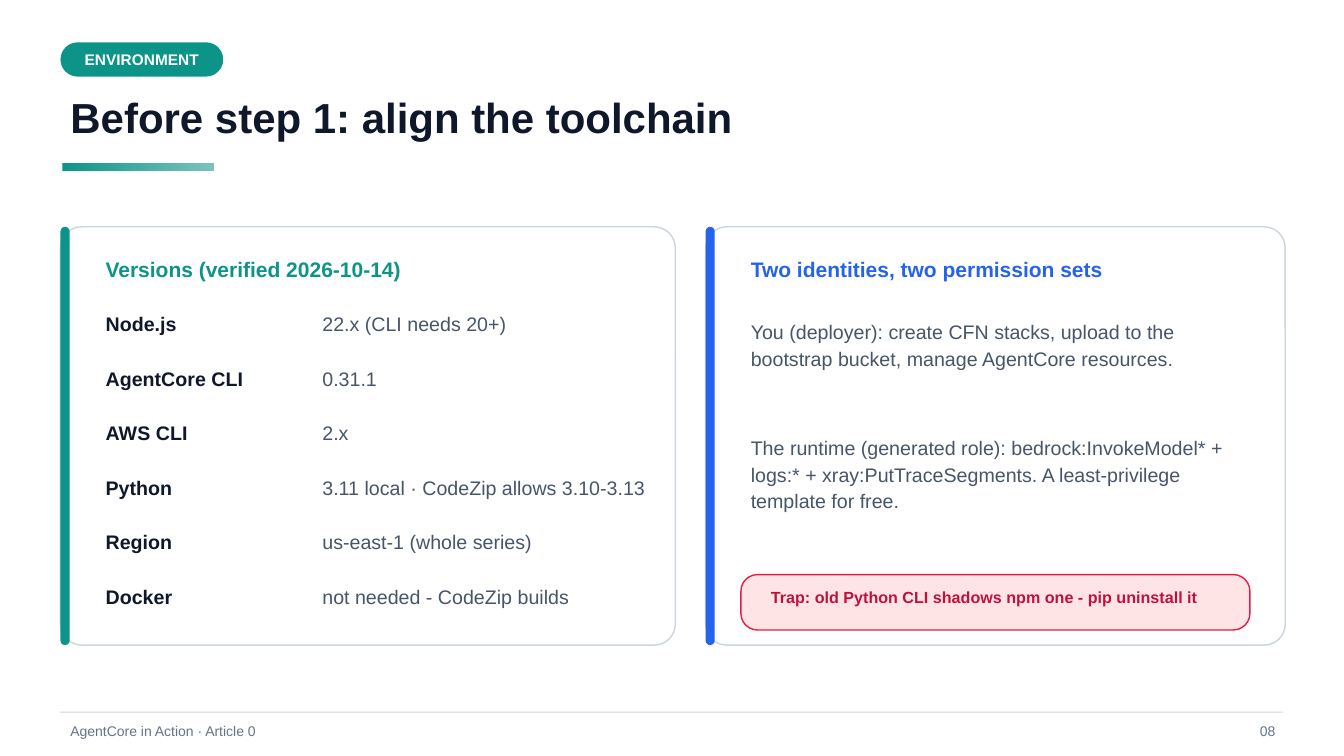
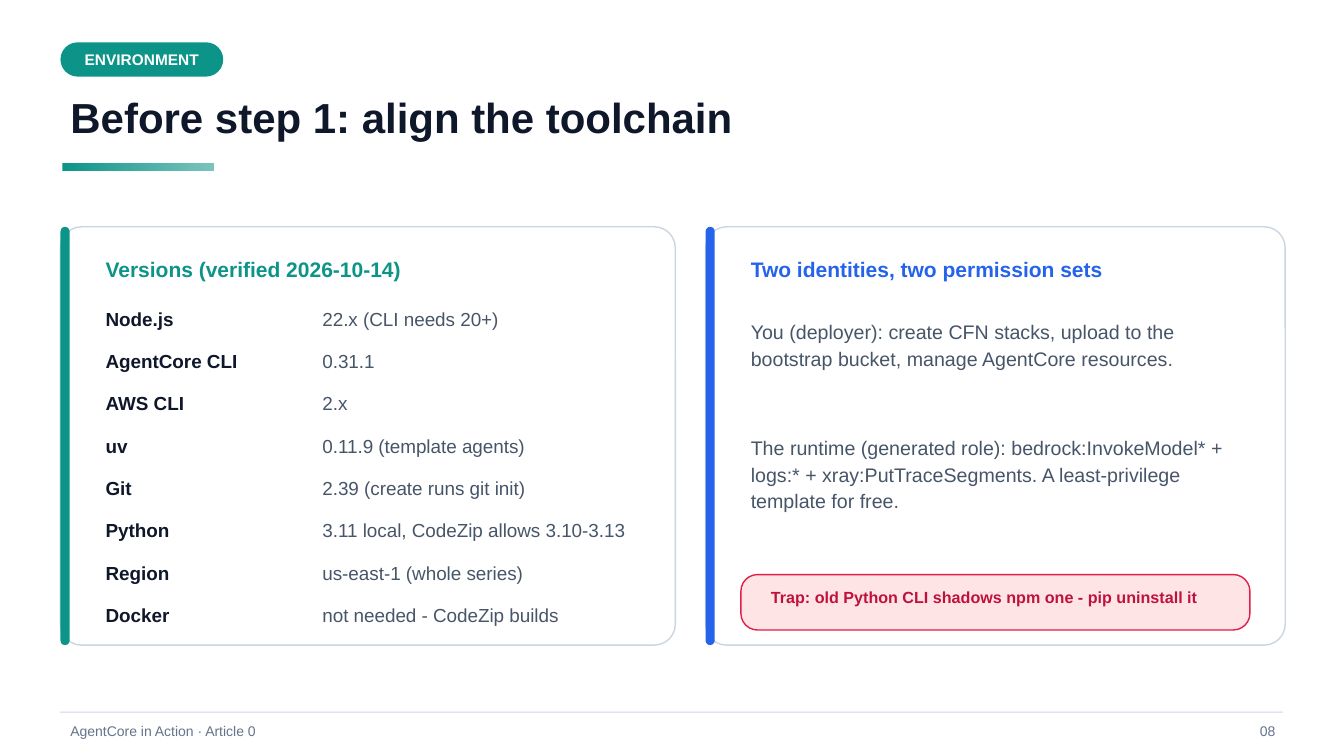
Before and after one commit to pinxiong/bedrock-agentcore-in-action, a slide deck: slide 8 of articles/decks/aws-agentcore-under-the-hood.pptx. Drawn at 1344x756 pixels with LibreOffice and Linux fonts; fonts in the diff are those of the drawing. Boxes give left, top, right and bottom in pixels: in the first picture for what was removed or moved away, otherwise in the second. Text is boxed around its words. In the diff, an @@ line names an element or a change of style, - is before the commit and + after.

```diff
--- a/articles/decks/aws-agentcore-under-the-hood.pptx
+++ b/articles/decks/aws-agentcore-under-the-hood.pptx
@@ text "AgentCore CLI": place and size @@
-text "AgentCore CLI" at [106,372,243,390]
+text "AgentCore CLI" at [106,355,237,372]
@@ text "0.31.1": place and size @@
-text "0.31.1" at [322,372,377,386]
+text "0.31.1" at [322,355,374,368]
@@ text "AWS CLI": place and size @@
-text "AWS CLI" at [106,426,188,441]
+text "AWS CLI" at [106,396,184,410]
@@ text "2.x": place and size @@
-text "2.x" at [322,426,348,440]
+text "2.x" at [322,397,347,410]
@@ text added at [106,443,128,453], 13.5 pt, text #0F172A, bold @@
+uv
@@ text added at [322,439,525,457], 13.5 pt, text #475569 @@
+0.11.9 (template agents)
@@ text added at [106,481,132,495], 13.5 pt, text #0F172A, bold @@
+Git
@@ text added at [322,481,525,499], 13.5 pt, text #475569 @@
+2.39 (create runs git init)
@@ size 14 to 13.5 pt in 11 elements at [106,312,174,330], [322,312,498,330], [106,355,237,372], [322,355,374,368], [322,608,558,626], [106,608,170,622], [106,396,184,410], [322,397,347,410], [106,566,170,584], [322,566,523,584], [106,523,170,541] @@
@@ text "Python": place and size @@
-text "Python" at [106,480,172,499]
+text "Python" at [106,523,170,541]
@@ text at [322,523,625,541]: text changed; size 14 to 13.5 pt @@
-3.11 local · CodeZip allows 3.10-3.13
+3.11 local, CodeZip allows 3.10-3.13
@@ text "Region": place and size @@
-text "Region" at [106,534,172,553]
+text "Region" at [106,566,170,584]
@@ text "us-east-1 (whole series)": place and size @@
-text "us-east-1 (whole series)" at [322,534,532,553]
+text "us-east-1 (whole series)" at [322,566,523,584]
@@ text "Docker": place and size @@
-text "Docker" at [106,589,173,605]
+text "Docker" at [106,608,170,622]
@@ text "not needed - CodeZip builds": place and size @@
-text "not needed - CodeZip builds" at [322,589,569,608]
+text "not needed - CodeZip builds" at [322,608,558,626]
```
Also in this commit, not shown: 3 other files.
